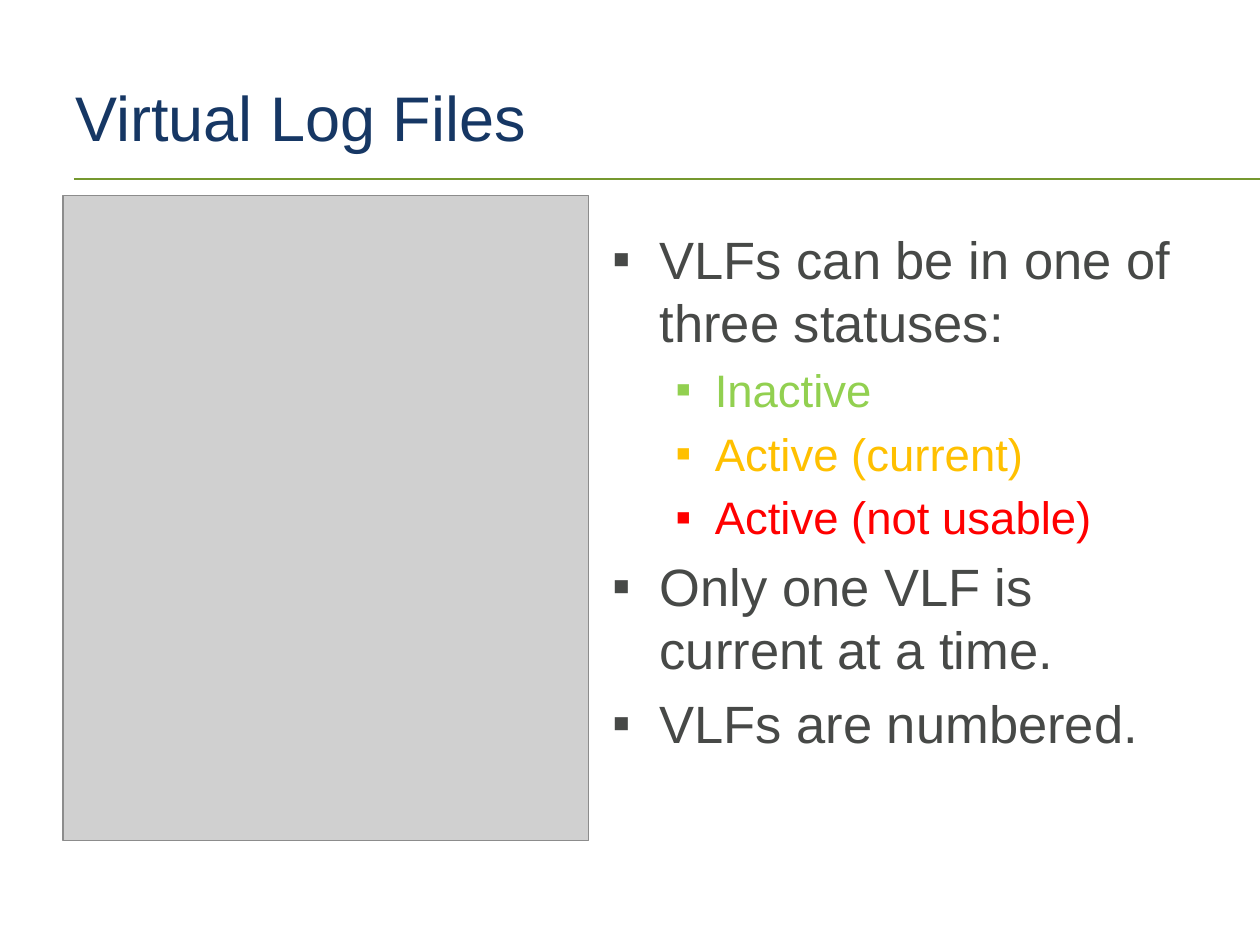
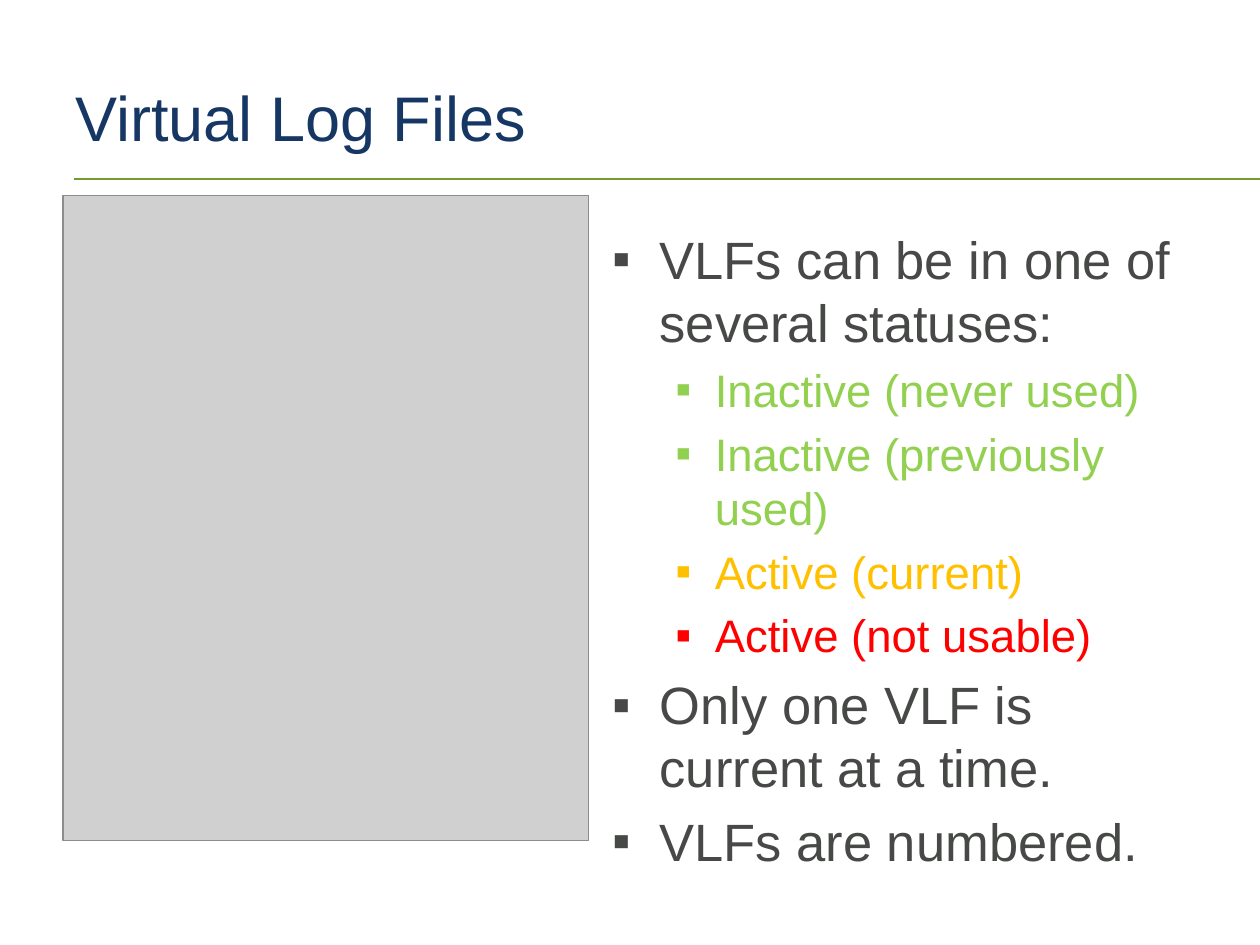
Before and after one commit to tf3604/LogFilePresentation, a slide deck: slide 11 of TransactionLog.pptx. Drawn at 1260x945 pixels with LibreOffice and Linux fonts; fonts in the diff are those of the drawing; grey boxes stand for pictures; background and template pictures are left out. Boxes give left, top, right and bottom in pixels: in the first picture for what was removed or moved away, otherwise in the second. Text is boxed around its words. In the diff, an @@ line names an element or a change of style, - is before the commit and + after.

```diff
--- a/TransactionLog.pptx
+++ b/TransactionLog.pptx
@@ text at (660, 241, 1170, 534): text changed; size 30 to 26 pt; text colour #474947 to #92D050 @@
-▪ VLFs can be in one of three statuses:
-  ▪ Inactive
+▪ VLFs can be in one of several statuses:
+  ▪ Inactive (never used)
+  ▪ Inactive (previously used)
```
Also in this commit, not shown: 8 other slides changed, 1 other file.
